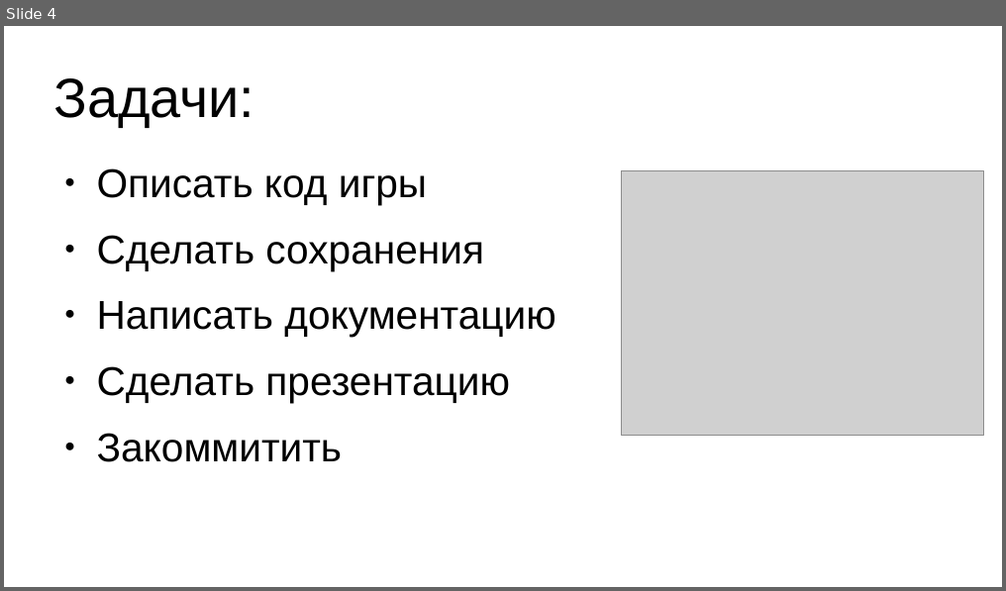
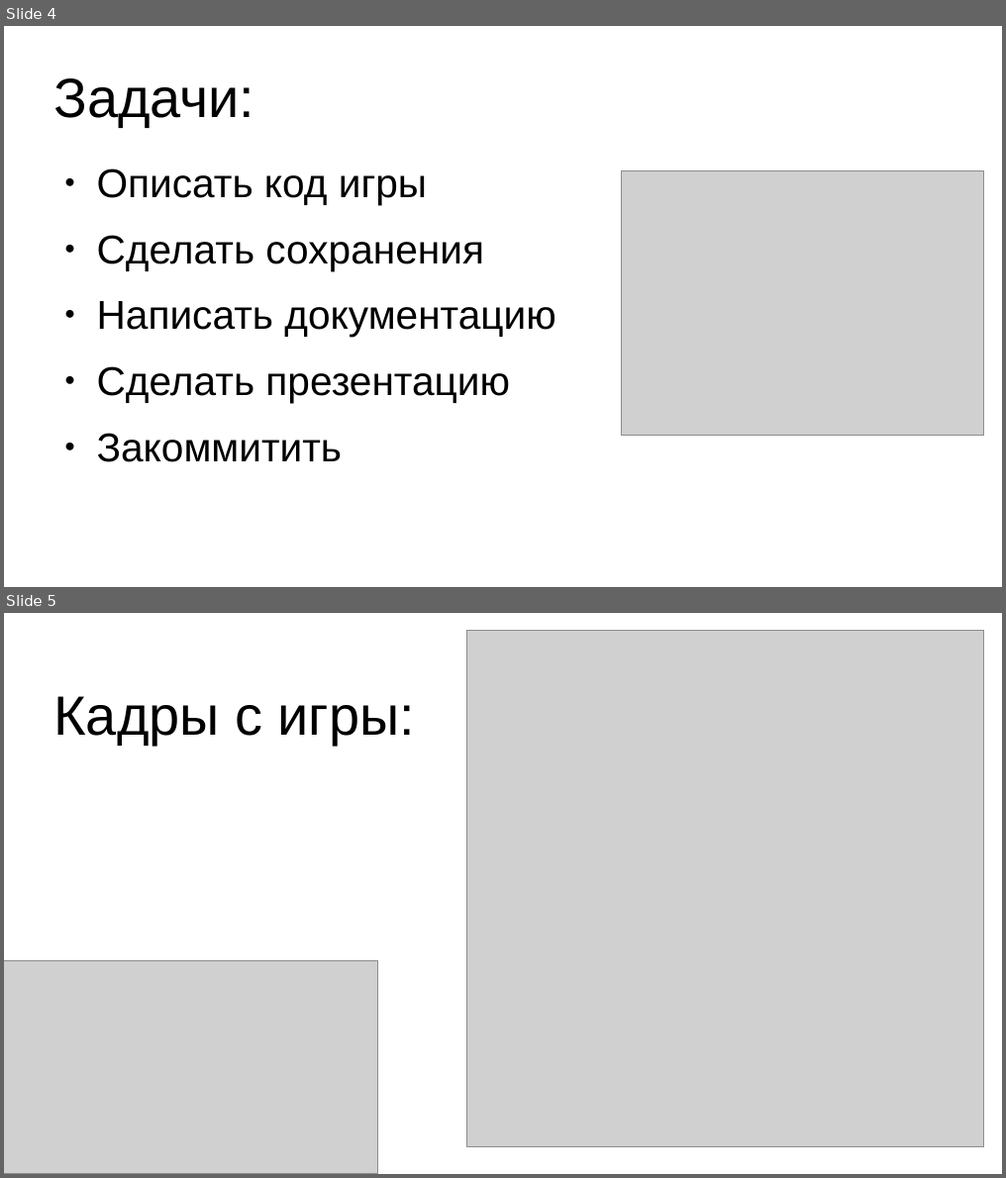
Before and after one commit to LostNepis/pygame_project, a slide deck: презентация.odp. Shown one above the other, each under a label of ours: slide 4 before the commit, slides 4 and 5 after it. The pictures are 1006x591 and 1006x1178 pixels, drawn with LibreOffice and Linux fonts; fonts in the diff are those of the drawing; grey boxes stand for pictures. Boxes give left, top, right and bottom in pixels: in the first picture for what was removed or moved away, otherwise in the second. Text is boxed around its words. In the diff, an @@ line names an element or a change of style, - is before the commit and + after.

```diff
--- a/презентация.odp
+++ b/презентация.odp
@@ slide 5 added at [4, 613, 1002, 1174], background #FFFFFF @@
@@ picture added at [467, 630, 985, 1149] @@
@@ title added at [54, 696, 415, 745], 44 pt, text #000000 @@
+Кадры с игры:
@@ picture added at [4, 960, 379, 1174] @@
```
Also in this commit, not shown: 3 other files.
